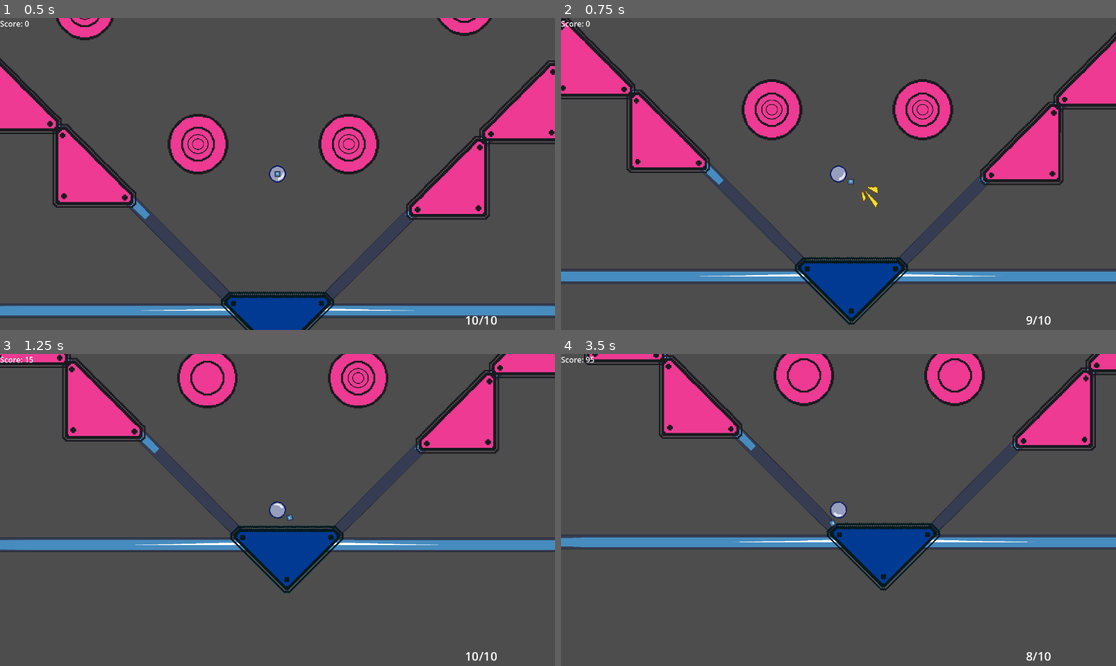
Above: before the commit, frames 1-4 (two rows, left to right).
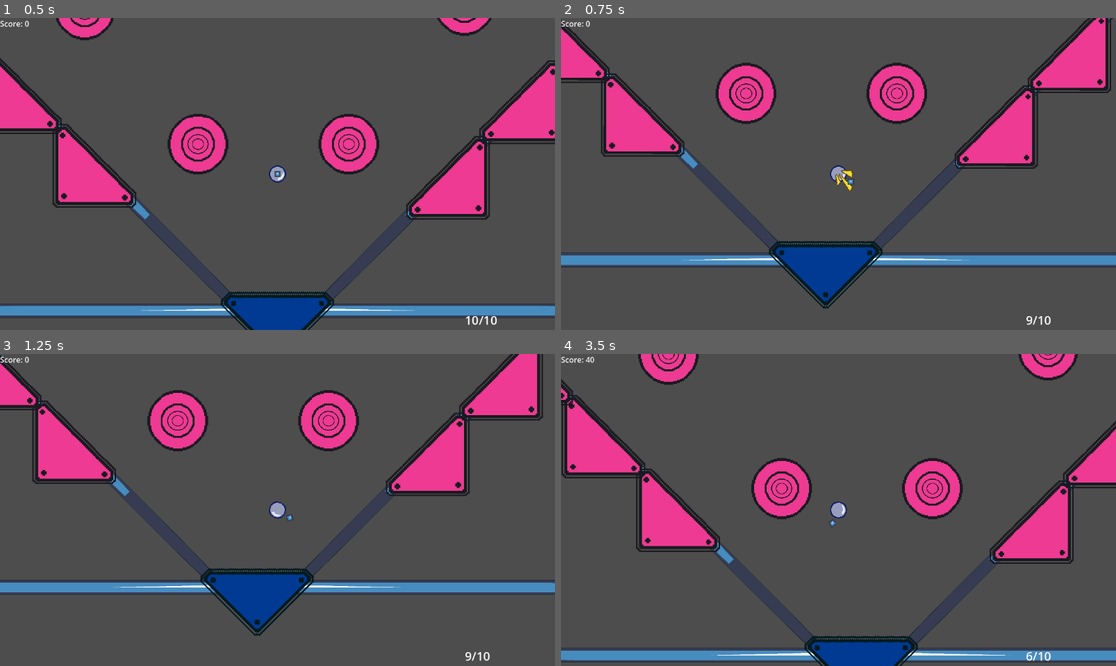
Above: after the commit, the same moments.

Repository: HjalteTagmose/Winball
Game: Godot game, scene res://scenes/main.tscn
Same seed, same stepped clock (60 frames per second), same inputs: the game is played once before the commit and once after it. The engine's default icon, where the game draws it, is replaced by a stand-in: a white triangle on a blue panel in a dark square.
Inputs (mouse positions are in pixels of both pictures, inside the frame that each line leads up to):
- Up to frame 1 (0.5 s): no input
- Up to frame 2 (0.75 s): tap Enter (ui_accept) at 0.5 s; move the mouse to (1071, 320) at 0.52 s; tap Space (launch) at 0.6 s
- Up to frame 3 (1.25 s): tap Enter (ui_accept) at 0.77 s
- Up to frame 4 (3.5 s): move the mouse to (610, 363) at 1.27 s; tap S (aim_down) at 1.35 s; tap Enter (ui_accept) at 1.52, 3.02 s; tap Space (launch) at 1.55, 2.3, 3.05 s; move the mouse to (894, 441) at 2.02 s; tap A (aim_left) at 2.1 s; move the mouse to (810, 572) at 2.77 s; tap D (aim_right) at 2.85 s

Frame 1 is identical in both runs. In frame 2, 25% of the frame differs, in the area x 0-100%, y 0-99%; in frame 3, 28%; in frame 4, 31%, in the area x 0-100%, y 0-100%.

Commit message:
Unified player direction

Diff:
--- a/prefabs/Singeltons/global_node.tscn
+++ b/prefabs/Singeltons/global_node.tscn
@@ -6,4 +6,5 @@
 [node name="GlobalNode" type="Node"]
 script = ExtResource("1_a484y")
 gameplay_scene = ExtResource("2_tlasj")
+player_direction = 1
 metadata/_custom_type_script = "uid://be4h7kuufm7dl"
--- a/scripts/Map props/LockZone.gd
+++ b/scripts/Map props/LockZone.gd
@@ -8,37 +8,41 @@
 var boundPlayer : Player
 
 func _process(_delta: float) -> void:
-    if(Input.is_action_just_pressed("launch")):
-        Launch()
+	if(Input.is_action_just_pressed("launch")):
+		Launch()
 
 func _on_body_enter(body:Node2D):
-    if body is Player:
-        boundPlayer = body
-        CenterPlayer()
-        LockPlayer()
-        Global.AddScore(Score)
+	if body is Player:
+		boundPlayer = body
+		CenterPlayer()
+		LockPlayer()
+		Global.AddScore(Score)
 
 func _on_body_exit(_body:Node2D):
-    pass
+	pass
 
 func Launch() -> void:
-    if !boundPlayer:
-        return
+	if !boundPlayer:
+		return
 
-    UnlockPlayer()
-    var direction = (get_global_mouse_position() - global_position).normalized()
-    boundPlayer.linear_velocity = (direction * Power)
-    boundPlayer = null
+	UnlockPlayer()
+	var direction: Vector2 = (global_position - get_global_mouse_position()).normalized()
+
+	if(Global.player_direction == Global.PlayerDirection.AwayFromMouse):
+		direction = -direction;
+
+	boundPlayer.linear_velocity = (direction * Power)
+	boundPlayer = null
 
 
 func LockPlayer() -> void:
-    boundPlayer.set_deferred("freeze", true)
-    boundPlayer.linear_velocity = Vector2.ZERO
-    boundPlayer.locked = true
+	boundPlayer.set_deferred("freeze", true)
+	boundPlayer.linear_velocity = Vector2.ZERO
+	boundPlayer.locked = true
 
 func UnlockPlayer() -> void:
-    boundPlayer.locked = false
-    boundPlayer.set_deferred("freeze", false)
+	boundPlayer.locked = false
+	boundPlayer.set_deferred("freeze", false)
 
 func CenterPlayer() -> void:
-    boundPlayer.global_position = PlayerBindPivot.global_position
+	boundPlayer.global_position = PlayerBindPivot.global_position
--- a/scripts/global.gd
+++ b/scripts/global.gd
@@ -5,7 +5,9 @@
 @export var maxAmmo : int = 10
 var currentAmmo : int = 10
 @export var gameplay_scene: PackedScene
+@export var player_direction: PlayerDirection
 
+enum PlayerDirection { TowardsMouse, AwayFromMouse }
 enum GameStateEnum {Setup, Gameplay, GameOver }
 
 var scene : Node
--- a/scripts/player/player.gd
+++ b/scripts/player/player.gd
@@ -9,7 +9,6 @@
 @export var launchChargeDuration : float = 1
 
 @export var killVelocityBeforeLaunch : bool = true
-@export var moveAwayFromPlayer : bool = true
 @export var showLog : bool = false
 
 @export var shootParticle : PackedScene
@@ -66,13 +65,13 @@
 			print("currentPower ", currentPower)
 			print("=======================================")
 		#PARTICLE
-		var direction: Vector2 = (global_position - get_global_mouse_position())
+		var direction: Vector2 = (global_position - get_global_mouse_position()).normalized()
 
-		direction = direction.normalized();
 		if(killVelocityBeforeLaunch):
 			linear_velocity = Vector2.ZERO
 		var impulse = direction * currentPower
-		if(!moveAwayFromPlayer):
+
+		if(Global.player_direction == Global.PlayerDirection.AwayFromMouse):
 			impulse = -impulse
 
 		apply_central_impulse(impulse)
